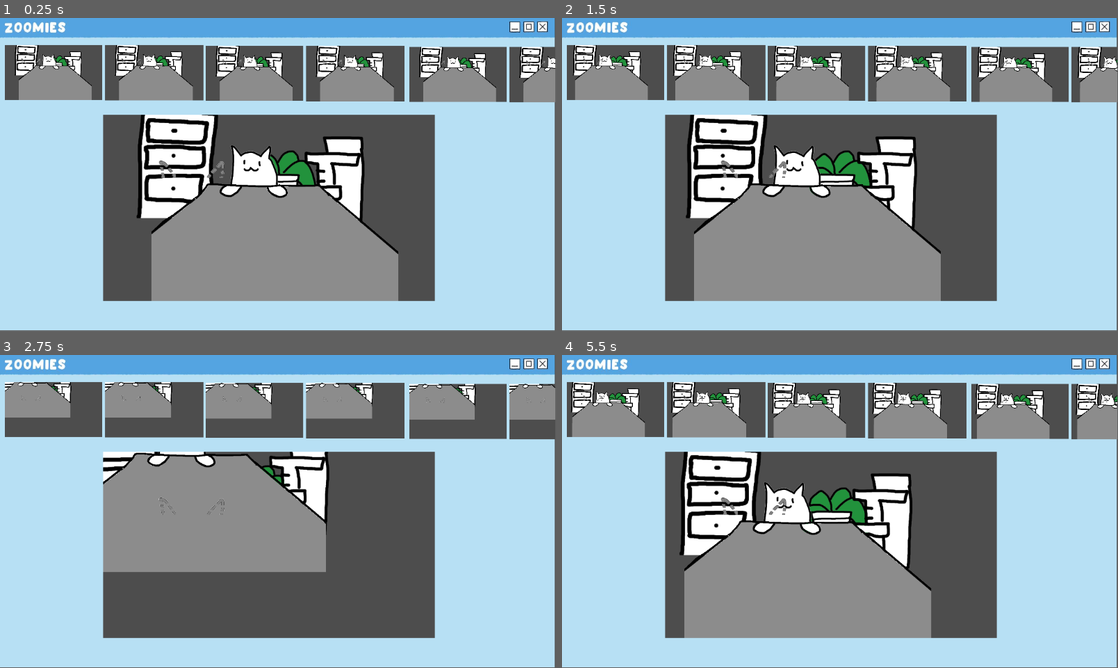
Above: before the commit, frames 1-4 (two rows, left to right).
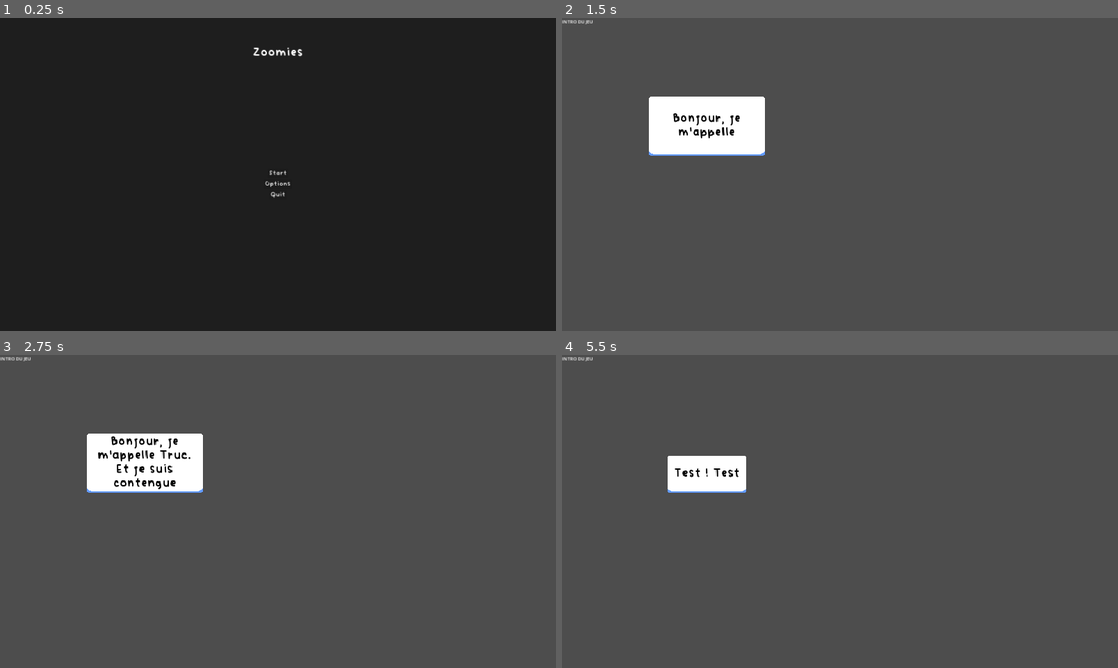
Above: after the commit, the same moments.

Repository: ohmlet-studio/Zoomies
Game: Godot game, scene res://scenes/ui/main_menu.tscn
Same seed, same stepped clock (60 frames per second), same inputs: the game is played once before the commit and once after it. Before the commit the project starts from res://scenes/webcam.tscn.
Inputs (mouse positions are in pixels of both pictures, inside the frame that each line leads up to):
- Up to frame 1 (0.25 s): no input
- Up to frame 2 (1.5 s): click (840, 174) at 0.5 s, where only the run after the commit has a clickable "Start"; hold Right (ui_right) from 1.28 s (still down); hold E (start_dialog) from 1.28 s (still down)
- Up to frame 3 (2.75 s): release Right (ui_right) at 2.03 s; release E (start_dialog) at 2.03 s; hold Down (ui_down) from 2.03 s (still down); tap E (start_dialog) at 2.1 s
- Up to frame 4 (5.5 s): release Down (ui_down) at 2.78 s; hold Right (ui_right) 2.78-3.53 s; hold E (start_dialog) 2.78-3.53 s; hold Up (ui_up) 3.53-4.28 s; tap E (start_dialog) at 3.6, 5.1 s; hold E (start_dialog) 4.28-5.03 s; hold Left (ui_left) from 4.28 s (still down); tap Escape (advance_dialog) at 4.9 s
In our replay, the window is 799x449 before the commit and 800x450 after it. These sizes can differ from the game's own. Grey fills any space a smaller window leaves; there, only what the larger window draws over its background counts as a difference.

The runs differ from the first frame. In frame 1, 98% of the frame differs, in the area x 0-100%, y 0-100%; in frame 2, 79%; in frame 3, 70%; in frame 4, 79%.

Commit message:
update level

Diff:
--- a/project.godot
+++ b/project.godot
@@ -11,13 +11,20 @@
 [application]
 
 config/name="Zoomies"
-run/main_scene="res://scenes/webcam.tscn"
+run/main_scene="res://scenes/ui/main_menu.tscn"
 config/features=PackedStringArray("4.3", "GL Compatibility")
 config/icon="res://icon.svg"
 
 [autoload]
 
 DialogManager="*res://scripts/dialog_manager.gd"
+
+[display]
+
+window/size/viewport_width=1920
+window/size/viewport_height=1080
+window/stretch/mode="canvas_items"
+window/stretch/aspect="keep_width"
 
 [input]
 
@@ -53,6 +60,16 @@
 , Object(InputEventKey,"resource_local_to_scene":false,"resource_name":"","device":-1,"window_id":0,"alt_pressed":false …(183 unchanged characters)…
 ]
 }
+advance_dialog={
+"deadzone": 0.5,
+"events": [Object(InputEventKey,"resource_local_to_scene":false,"resource_name":"","device":0,"window_id":0,"alt_pressed":false,"shift_pressed":false,"ctrl_pressed":false,"meta_pressed":false,"pressed":false,"keycode":0,"physical_keycode":4194305,"key_label":0,"unicode":0,"location":0,"echo":false,"script":null)
+, null]
+}
+start_dialog={
+"deadzone": 0.5,
+"events": [Object(InputEventKey,"resource_local_to_scene":false,"resource_name":"","device":-1,"window_id":0,"alt_pressed":false,"shift_pressed":false,"ctrl_pressed":false,"meta_pressed":false,"pressed":false,"keycode":0,"physical_keycode":69,"key_label":0,"unicode":101,"location":0,"echo":false,"script":null)
+]
+}
 ui_shift={
 "deadzone": 0.5,
 "events": [Object(InputEventKey,"resource_local_to_scene":false,"resource_name":"","device":-1,"window_id":0,"alt_press …(195 unchanged characters)…
@@ -68,16 +85,6 @@
 "events": [Object(InputEventMouseButton,"resource_local_to_scene":false,"resource_name":"","device":-1,"window_id":0,"a …(259 unchanged characters)…
 ]
 }
-advance_dialog={
-"deadzone": 0.5,
-"events": [Object(InputEventKey,"resource_local_to_scene":false,"resource_name":"","device":0,"window_id":0,"alt_pressed":false,"shift_pressed":false,"ctrl_pressed":false,"meta_pressed":false,"pressed":false,"keycode":0,"physical_keycode":4194305,"key_label":0,"unicode":0,"location":0,"echo":false,"script":null)
-, null]
-}
-start_dialog={
-"deadzone": 0.5,
-"events": [Object(InputEventKey,"resource_local_to_scene":false,"resource_name":"","device":-1,"window_id":0,"alt_pressed":false,"shift_pressed":false,"ctrl_pressed":false,"meta_pressed":false,"pressed":false,"keycode":0,"physical_keycode":69,"key_label":0,"unicode":101,"location":0,"echo":false,"script":null)
-]
-}
 
 [rendering]
 
--- /dev/null
+++ b/scenes/cat_display.tscn
@@ -0,0 +1,22 @@
+[gd_scene load_steps=4 format=3 uid="uid://dhrrkj5xdmdeb"]
+
+[ext_resource type="PackedScene" uid="uid://bebl7unp45048" path="res://scenes/cat_webcam.tscn" id="1_bc4rd"]
+[ext_resource type="Texture2D" uid="uid://bj6o55ei14h8x" path="res://assets/textures/hint.png" id="1_kwfk6"]
+[ext_resource type="Script" path="res://scripts/cat_display_sprite.gd" id="2_0n1nj"]
+
+[node name="CatDisplay" type="Node2D"]
+
+[node name="TextureRect" type="TextureRect" parent="."]
+offset_left = 2.99998
+offset_top = 5.99998
+offset_right = 3189.0
+offset_bottom = 1798.0
+scale = Vector2(0.600312, 0.600312)
+texture = ExtResource("1_kwfk6")
+metadata/_edit_group_ = true
+
+[node name="CatDisplaySprite" type="Sprite2D" parent="."]
+centered = false
+script = ExtResource("2_0n1nj")
+
+[node name="SubViewport" parent="." instance=ExtResource("1_bc4rd")]
--- a/scenes/cat_webcam.tscn
+++ b/scenes/cat_webcam.tscn
@@ -1,7 +1,6 @@
-[gd_scene load_steps=11 format=3 uid="uid://b77qblty1v771"]
+[gd_scene load_steps=10 format=3 uid="uid://bebl7unp45048"]
 
 [ext_resource type="Script" path="res://scripts/webcamControls.gd" id="1_3yicl"]
-[ext_resource type="Texture2D" uid="uid://bj6o55ei14h8x" path="res://assets/textures/hint.png" id="2_10nxm"]
 [ext_resource type="AudioStream" uid="uid://cesbii4202ftl" path="res://assets/sounds/effects/zoom_in.wav" id="3_w0x2j"]
 [ext_resource type="AudioStream" uid="uid://d1tw501moi7g8" path="res://assets/sounds/effects/scroll.mp3" id="4_rjkl4"]
 [ext_resource type="AudioStream" uid="uid://crx6p27p8f06o" path="res://assets/sounds/effects/zoom_out.wav" id="5_wp3m7"]
@@ -20,13 +19,6 @@
 transform = Transform3D(1, 0, 0, 0, 1, 0, 0, 0, 1, 0, 0, 4.74062)
 current = true
 script = ExtResource("1_3yicl")
-
-[node name="TextureRect" type="TextureRect" parent="Node3D/Camera3D"]
-offset_right = 1920.0
-offset_bottom = 1080.0
-scale = Vector2(0.600312, 0.600312)
-texture = ExtResource("2_10nxm")
-metadata/_edit_group_ = true
 
 [node name="zoomInPlayer" type="AudioStreamPlayer" parent="Node3D/Camera3D"]
 stream = ExtResource("3_w0x2j")
--- /dev/null
+++ b/scenes/level.tscn
@@ -0,0 +1,27 @@
+[gd_scene load_steps=3 format=3 uid="uid://bbjn22yt1oeiq"]
+
+[ext_resource type="Texture2D" uid="uid://0l2ayk71gk40" path="res://assets/textures/zoomies_interface.jpg" id="1_c683d"]
+[ext_resource type="PackedScene" uid="uid://dhrrkj5xdmdeb" path="res://scenes/cat_display.tscn" id="2_8gtux"]
+
+[node name="Level" type="Node2D"]
+
+[node name="Background" type="TextureRect" parent="."]
+anchors_preset = 15
+anchor_right = 1.0
+anchor_bottom = 1.0
+offset_right = 1920.0
+offset_bottom = 1080.0
+grow_horizontal = 2
+grow_vertical = 2
+texture = ExtResource("1_c683d")
+expand_mode = 1
+
+[node name="GridContainer" type="GridContainer" parent="."]
+offset_left = 48.0
+offset_top = 104.0
+offset_right = 1872.0
+offset_bottom = 976.0
+
+[node name="CatDisplay_1" parent="GridContainer" instance=ExtResource("2_8gtux")]
+position = Vector2(8, 8)
+scale = Vector2(0.8, 0.8)
--- a/scenes/main.tscn
+++ b/scenes/main.tscn
@@ -1,5 +1,3 @@
 [gd_scene format=3 uid="uid://b44yty5ujqy42"]
 
 [node name="Node2D" type="Node2D"]
-
-[node name="SubViewport" type="SubViewport" parent="."]
--- a/scenes/ui/transition_fade.tscn
+++ /dev/null
@@ -1,96 +0,0 @@
-[gd_scene load_steps=6 format=3 uid="uid://cwbtmv7a3y3sq"]
-
-[sub_resource type="GDScript" id="GDScript_ygutd"]
-script/source = "extends CanvasLayer
-
-signal on_transition_finished
-
-@onready var color_rect = $ColorRect
-@onready var animation_player = $AnimationPlayer
-
-func _ready():
-	color_rect.visible = false
-	animation_player.animation_finished.connect(_on_animation_finished)
-
-func _on_animation_finished(anim_name):
-	if anim_name == \"fade_to_black\"
-		animation_player.play(\"fade_to_normal\")
-		on_transition_finished.emit()
-	elif anim_name ==\"fade_to_normal\"
-		color_rect.visible = false
-
-
-func transition():
-	color_rect.visible = true
-	animation_player.play(\"fade_to_black\")
-"
-
-[sub_resource type="Animation" id="Animation_akaaf"]
-resource_name = "fade_to_black"
-length = 0.5
-tracks/0/type = "value"
-tracks/0/imported = false
-tracks/0/enabled = true
-tracks/0/path = NodePath("ColorRect:modulate")
-tracks/0/interp = 1
-tracks/0/loop_wrap = true
-tracks/0/keys = {
-"times": PackedFloat32Array(0, 0.5),
-"transitions": PackedFloat32Array(1, 1),
-"update": 0,
-"values": [Color(1, 1, 1, 0), Color(1, 1, 1, 1)]
-}
-
-[sub_resource type="Animation" id="Animation_hrdni"]
-length = 0.001
-tracks/0/type = "value"
-tracks/0/imported = false
-tracks/0/enabled = true
-tracks/0/path = NodePath("ColorRect:modulate")
-tracks/0/interp = 1
-tracks/0/loop_wrap = true
-tracks/0/keys = {
-"times": PackedFloat32Array(0),
-"transitions": PackedFloat32Array(1),
-"update": 0,
-"values": [Color(1, 1, 1, 1)]
-}
-
-[sub_resource type="Animation" id="Animation_sh2wf"]
-resource_name = "fade_to_normal"
-length = 0.5
-tracks/0/type = "value"
-tracks/0/imported = false
-tracks/0/enabled = true
-tracks/0/path = NodePath("ColorRect:modulate")
-tracks/0/interp = 1
-tracks/0/loop_wrap = true
-tracks/0/keys = {
-"times": PackedFloat32Array(0, 0.5),
-"transitions": PackedFloat32Array(1, 1),
-"update": 0,
-"values": [Color(1, 1, 1, 1), Color(1, 1, 1, 0)]
-}
-
-[sub_resource type="AnimationLibrary" id="AnimationLibrary_detxb"]
-_data = {
-"RESET": SubResource("Animation_hrdni"),
-"fade_to_black": SubResource("Animation_akaaf"),
-"fade_to_normal": SubResource("Animation_sh2wf")
-}
-
-[node name="TransitionFade" type="CanvasLayer"]
-script = SubResource("GDScript_ygutd")
-
-[node name="ColorRect" type="ColorRect" parent="."]
-anchors_preset = 15
-anchor_right = 1.0
-anchor_bottom = 1.0
-grow_horizontal = 2
-grow_vertical = 2
-color = Color(0, 0, 0, 1)
-
-[node name="AnimationPlayer" type="AnimationPlayer" parent="."]
-libraries = {
-"": SubResource("AnimationLibrary_detxb")
-}
--- a/scenes/webcam.tscn
+++ b/scenes/webcam.tscn
@@ -1,13 +1,13 @@
-[gd_scene load_steps=5 format=3 uid="uid://bym37ckhwglbu"]
+[gd_scene load_steps=5 format=3 uid="uid://ppygdipimg2m"]
 
-[ext_resource type="PackedScene" uid="uid://b77qblty1v771" path="res://scenes/cat_webcam.tscn" id="2_m7tnm"]
+[ext_resource type="PackedScene" uid="uid://bebl7unp45048" path="res://scenes/cat_webcam.tscn" id="2_m7tnm"]
 [ext_resource type="Texture2D" uid="uid://0l2ayk71gk40" path="res://assets/textures/zoomies_interface.jpg" id="2_umdc2"]
 
 [sub_resource type="ViewportTexture" id="ViewportTexture_qhg58"]
-viewport_path = NodePath("CatWebcam")
+viewport_path = NodePath(".")
 
 [sub_resource type="ViewportTexture" id="ViewportTexture_ikwe1"]
-viewport_path = NodePath("CatWebcam")
+viewport_path = NodePath(".")
 
 [node name="Webcam" type="Node2D"]
 position = Vector2(121, 67)
--- /dev/null
+++ b/scripts/cat_display_sprite.gd
@@ -0,0 +1,8 @@
+extends Sprite2D
+
+
+# Called when the node enters the scene tree for the first time.
+func _ready() -> void:
+	# Set viewporte texture path
+	var viewport_texture = get_parent().get_node("SubViewport").get_texture()
+	self.texture = viewport_texture
--- a/scripts/intro.gd
+++ b/scripts/intro.gd
@@ -3,7 +3,7 @@
 const lines: Array[String] = [
 	"Bonjour, je m'appelle Truc. Et je suis contengue !",
 	"Test ! Test !",
-	"Et la bvoila je fais ça !",
+	"Et la voila je fais ça !",
 ]
 
 const test_position = Vector2(500, 500)
Not shown: 1 places in scenes/intro.tscn that only renumber resources
